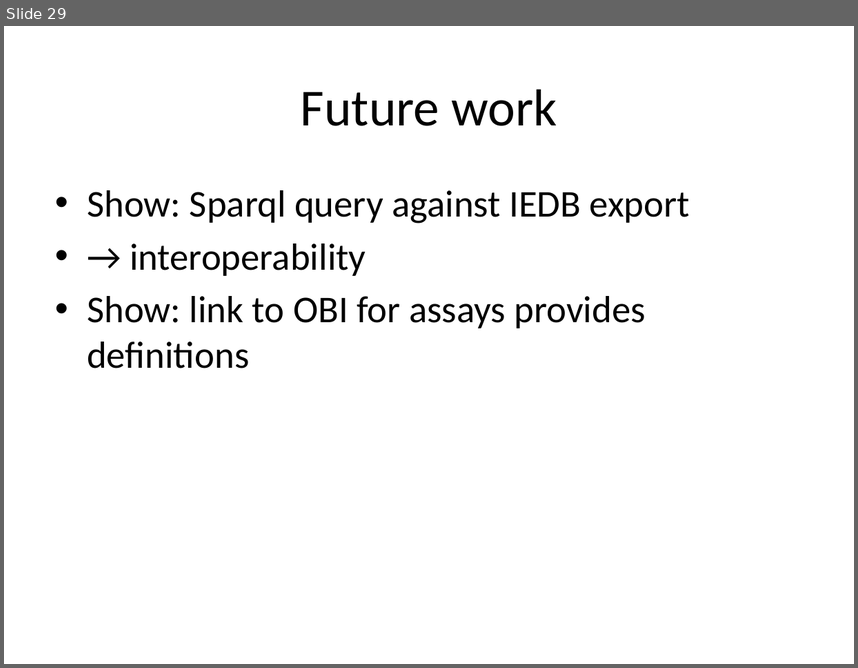
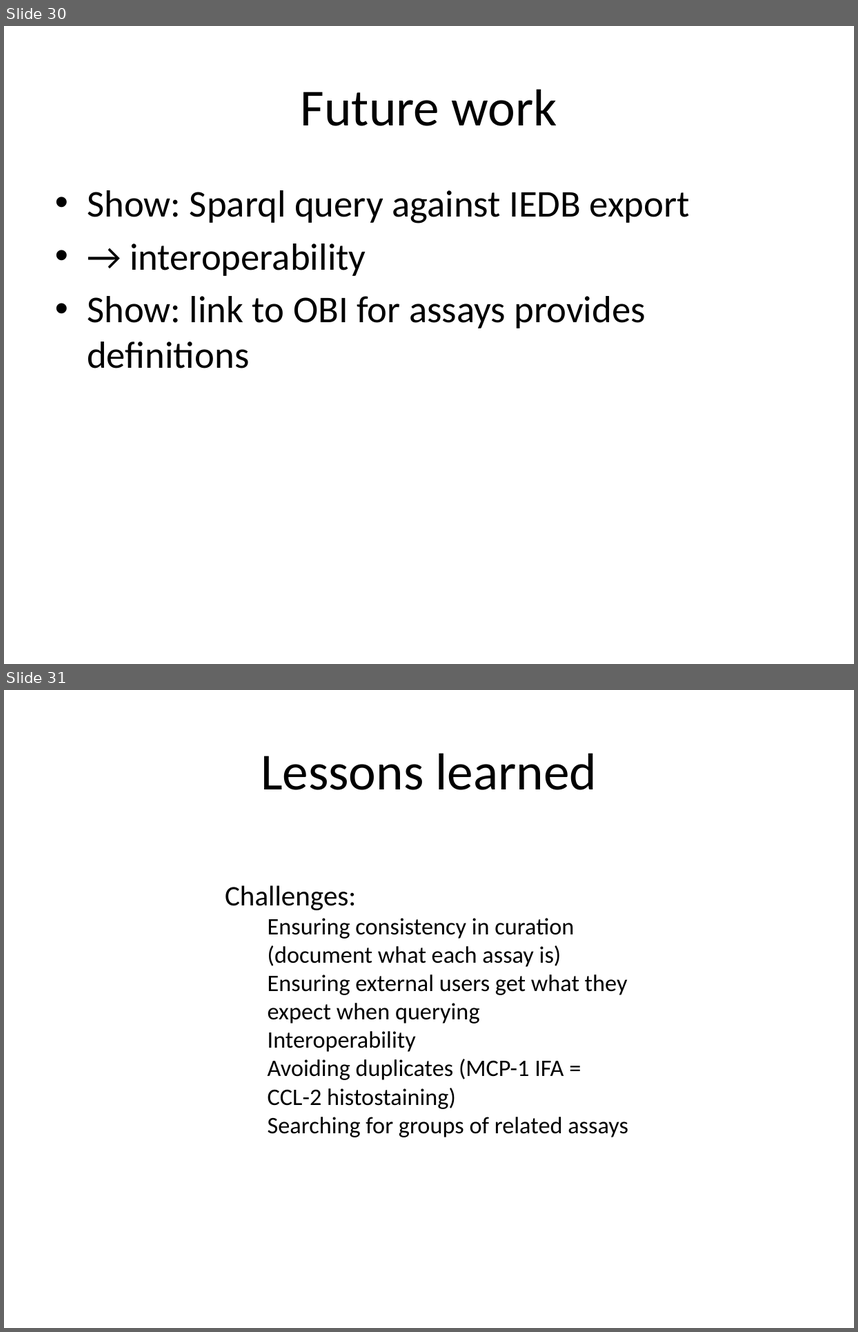
Before and after one commit to obi-ontology/obi-legacy-svn, a slide deck: trunk/docs/presentations/OBI tutorial July 2011 ICBO/OBI overview and IEDB.pptx. Shown one above the other, each under a label of ours: slide 29 before the commit, slides 30 and 31 after it. The pictures are 858x668 and 858x1332 pixels, drawn with LibreOffice and Linux fonts; fonts in the diff are those of the drawing. Boxes give left, top, right and bottom in pixels: in the first picture for what was removed or moved away, otherwise in the second. Text is boxed around its words. In the diff, an @@ line names an element or a change of style, - is before the commit and + after.

```diff
--- a/trunk/docs/presentations/OBI tutorial July 2011 ICBO/OBI overview and IEDB.pptx
+++ b/trunk/docs/presentations/OBI tutorial July 2011 ICBO/OBI overview and IEDB.pptx
@@ slide 31 added at [4, 690, 854, 1328], background #FFFFFF @@
@@ title added at [261, 753, 597, 790], 44 pt, text #000000 @@
+Lessons learned
@@ text added at [225, 885, 628, 1137], 20 pt, text #000000 @@
+Challenges:
+  Ensuring consistency in curation (document what each assay is)
+  Ensuring external users get what they expect when querying
+  Interoperability
+  Avoiding duplicates (MCP-1 IFA = CCL-2 histostaining)
+  Searching for groups of related assays
@@ what was slide 29 is now slide 30 @@
```
Also in this commit, not shown: 4 slides changed, 1 other slide added.
